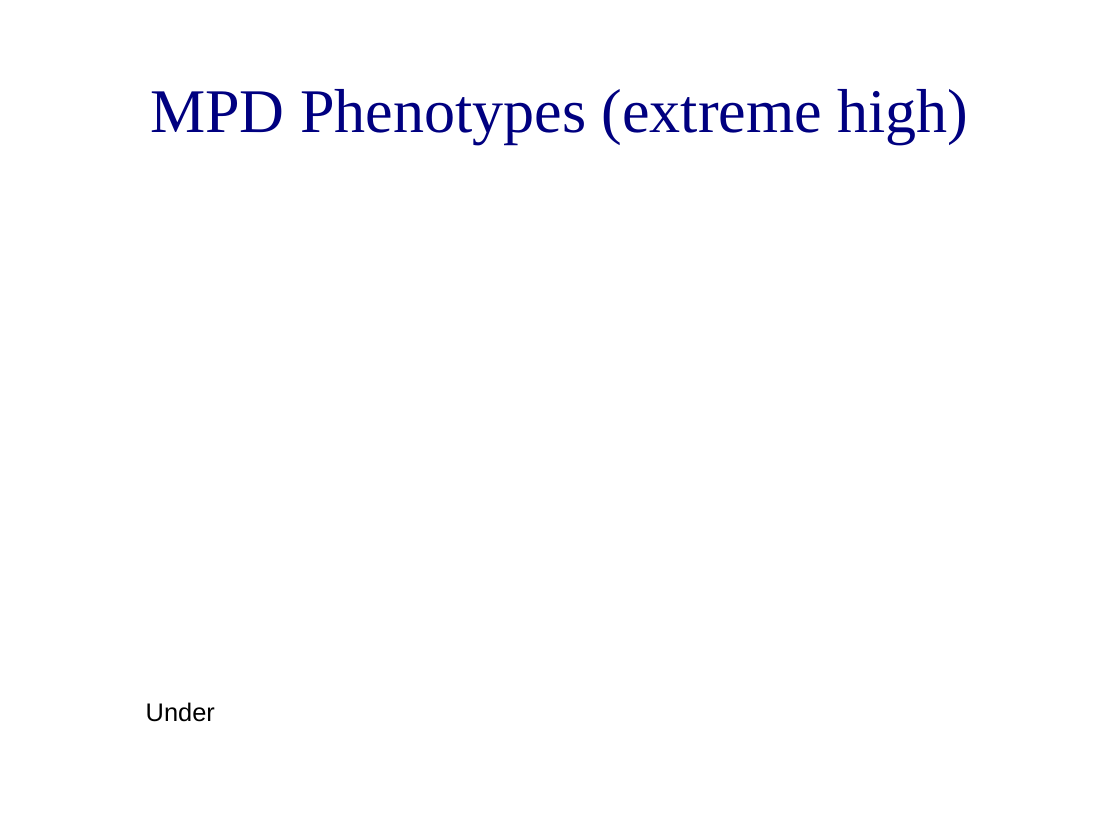
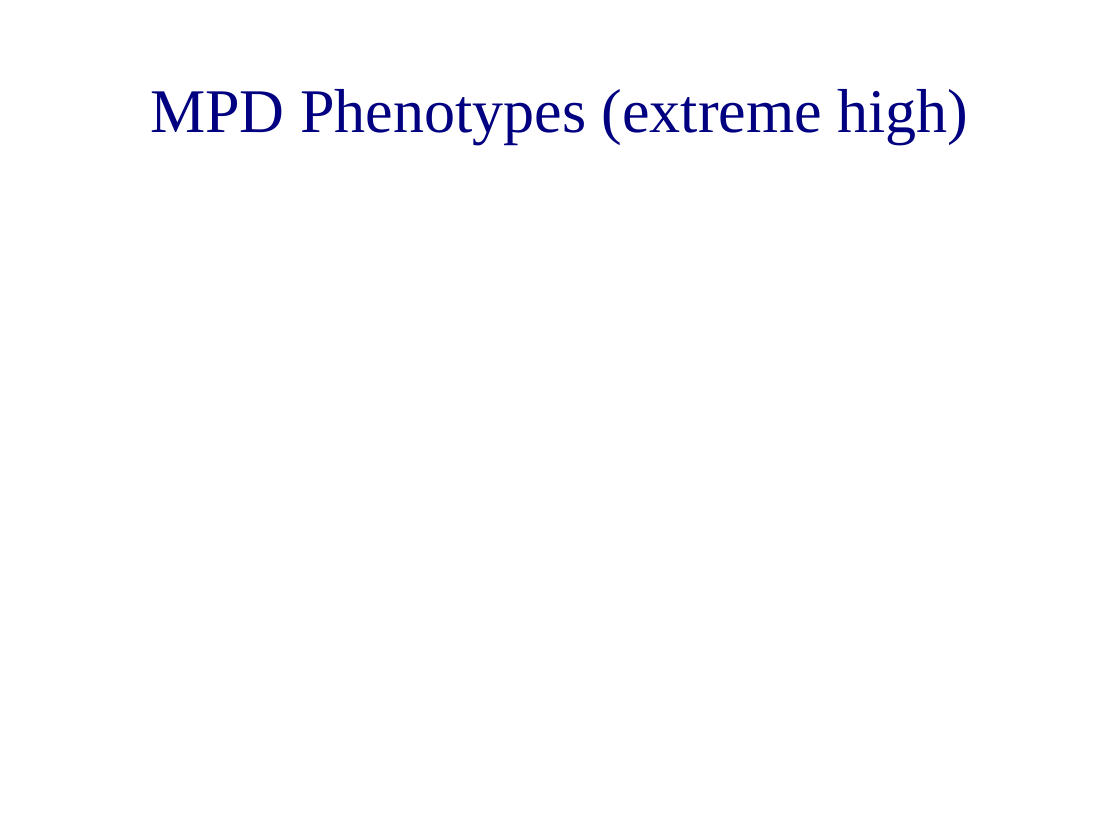
Before and after one commit to dianaiacob11/gobiGIT, a slide deck: slide 7 of presentation/GoBI_NuclearReceptors_IacobBeratis.odp (slide 8 before the commit). Drawn at 1120x840 pixels with LibreOffice and Linux fonts; fonts in the diff are those of the drawing; background and template pictures are left out. Boxes give left, top, right and bottom in pixels: in the first picture for what was removed or moved away, otherwise in the second. Text is boxed around its words. In the diff, an @@ line names an element or a change of style, - is before the commit and + after.

```diff
--- a/presentation/GoBI_NuclearReceptors_IacobBeratis.odp
+++ b/presentation/GoBI_NuclearReceptors_IacobBeratis.odp
@@ text removed at (146, 702, 215, 722) @@
-● Under
```
Also in this commit, not shown: 6 other slides changed, 2 slides added, 1 slide removed, 8 other files.
